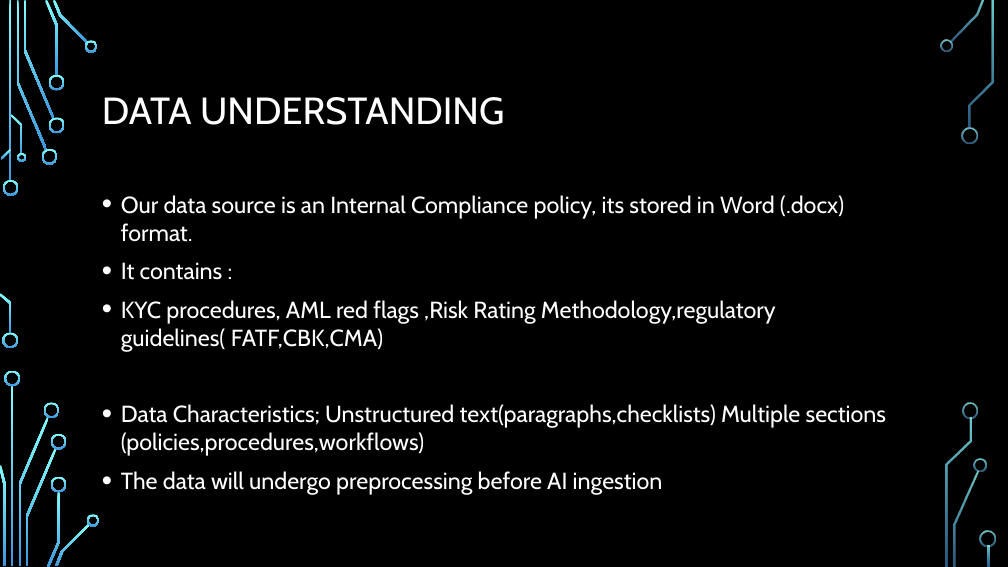
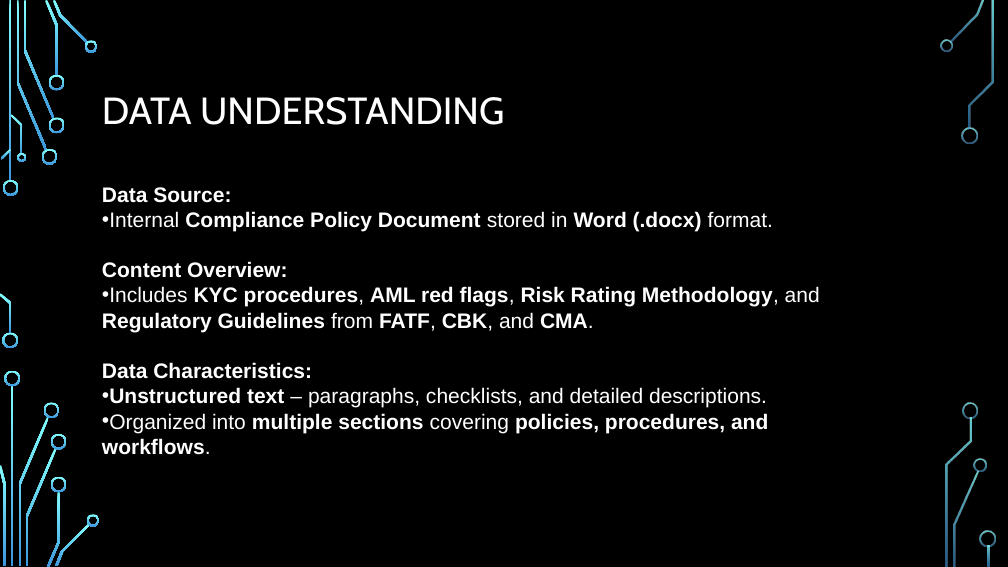
Before and after one commit to jodida01/Group_5_Capstone_Project, a slide deck: slide 6 of Presentation.pptx. Drawn at 1008x567 pixels with LibreOffice and Linux fonts; fonts in the diff are those of the drawing; background and template pictures are left out. Boxes give left, top, right and bottom in pixels: in the first picture for what was removed or moved away, otherwise in the second. Text is boxed around its words. In the diff, an @@ line names an element or a change of style, - is before the commit and + after.

```diff
--- a/Presentation.pptx
+++ b/Presentation.pptx
@@ text "Data Source:" at [102,187,820,455]: vertical alignment top to middle @@
@@ text at [102,187,820,455]: text changed; size 22.2 to 20 pt; font Cabin to Arial; bold on @@
-• Our data source is an Internal Compliance policy, its stored in Word (.docx) format.
-• It contains :
-• KYC procedures, AML red flags ,Risk Rating Methodology,regulatory guidelines( FATF,CBK,CMA)
-• Data Characteristics; Unstructured text(paragraphs,checklists) Multiple sections (policies,procedures,workflows)
-• The data will undergo preprocessing before AI ingestion
+Data Source:
+• Internal Compliance Policy Document stored in Word (.docx) format.
+Content Overview:
+• Includes KYC procedures, AML red flags, Risk Rating Methodology, and Regulatory Guidelines from FATF, CBK, and CMA.
+Data Characteristics:
+• Unstructured text – paragraphs, checklists, and detailed descriptions.
+• Organized into multiple sections covering policies, procedures, and workflows.
```
Also in this commit, not shown: 4 other slides changed, 3 other files.
